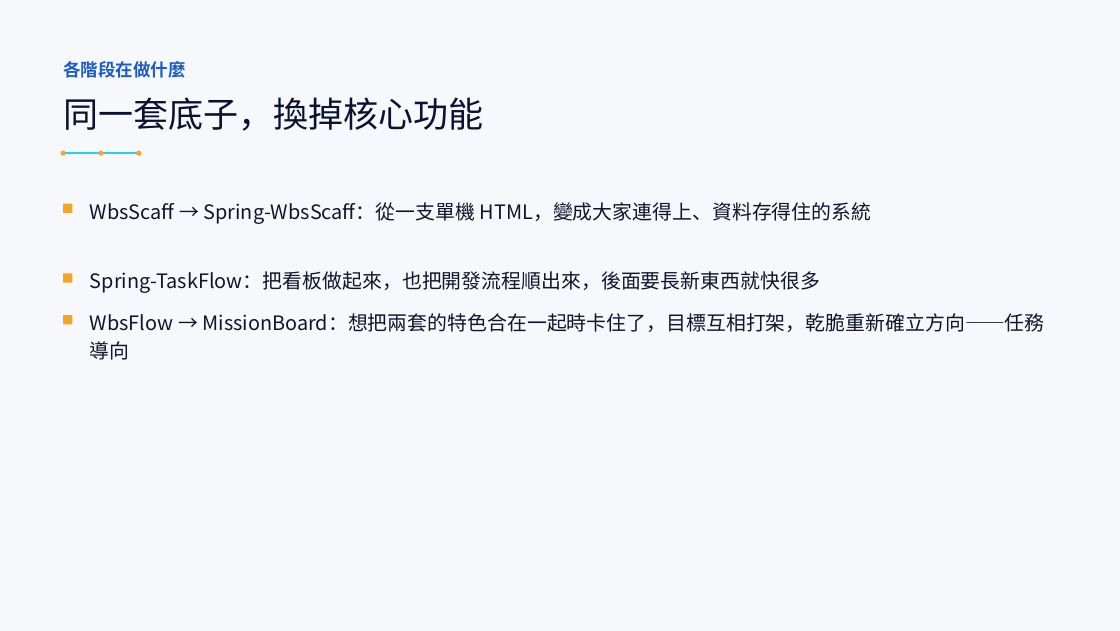
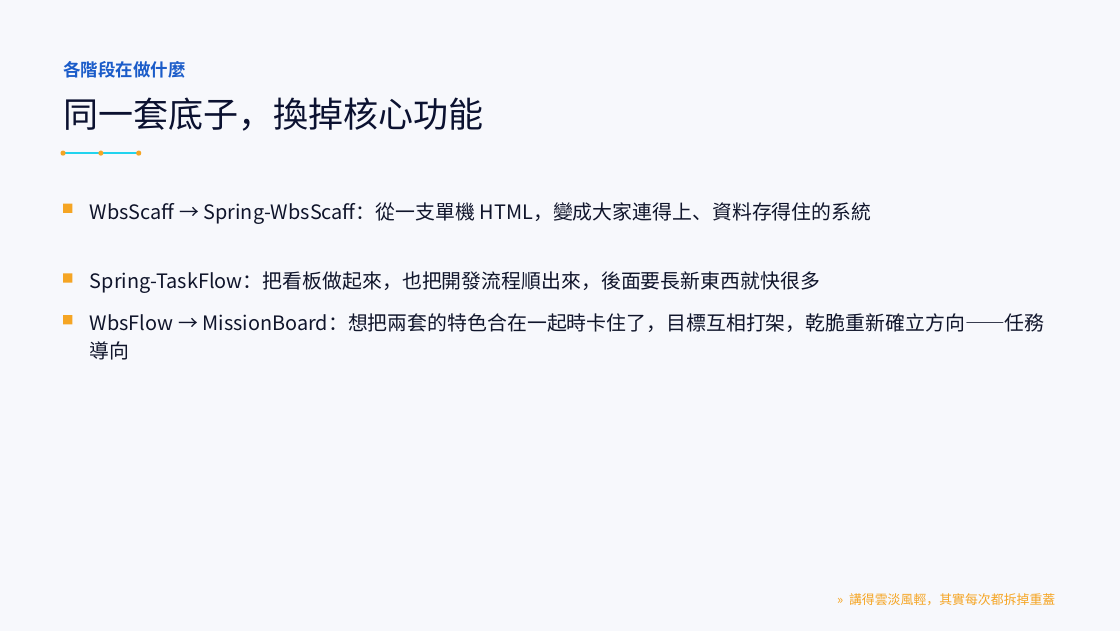
Before and after one commit to LinGaOscar/Spring-MissionBoard, a slide deck: slide 8 of docs/專案介紹.pptx. Drawn at 1120x631 pixels with LibreOffice and Linux fonts; fonts in the diff are those of the drawing. Boxes give left, top, right and bottom in pixels: in the first picture for what was removed or moved away, otherwise in the second. Text is boxed around its words. In the diff, an @@ line names an element or a change of style, - is before the commit and + after.

```diff
--- a/docs/專案介紹.pptx
+++ b/docs/專案介紹.pptx
@@ text added at (849,593,1055,605), 11 pt, text #F5A524 @@
+» 講得雲淡風輕，其實每次都拆掉重蓋
```
Also in this commit, not shown: 26 other slides changed.
